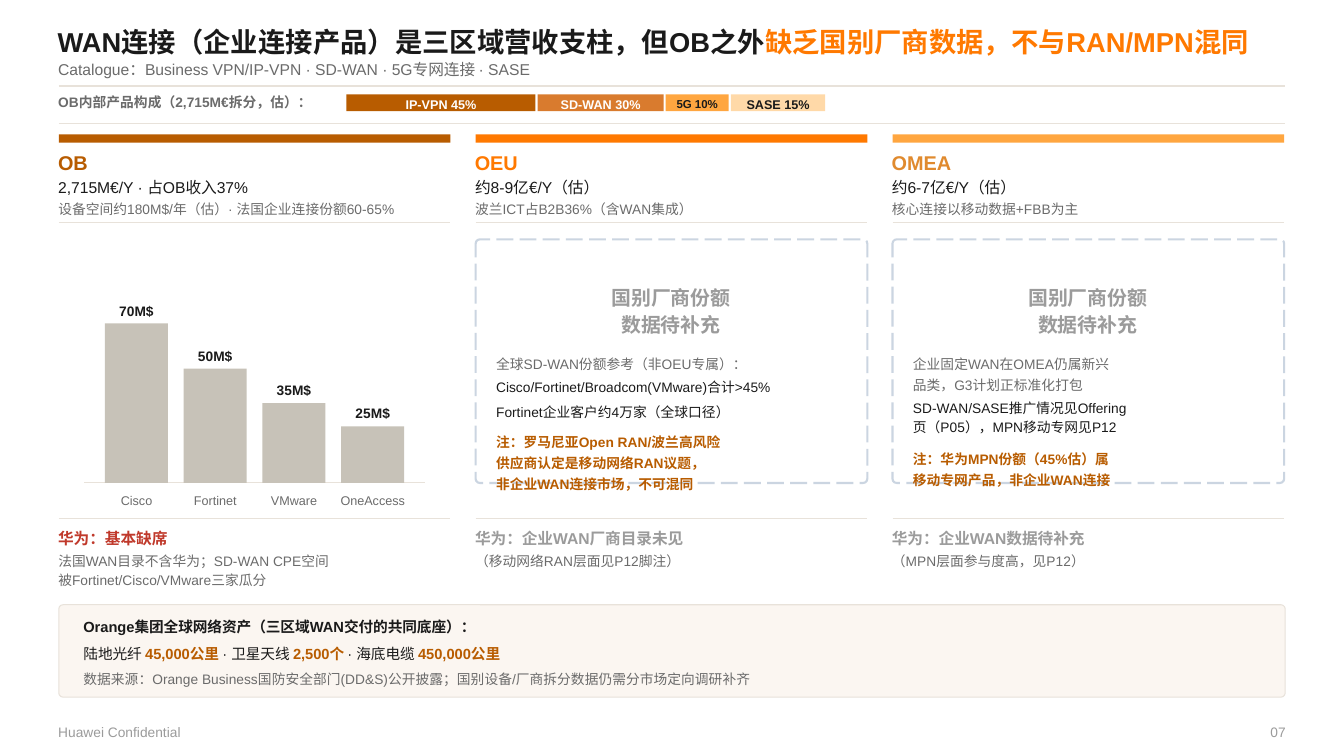
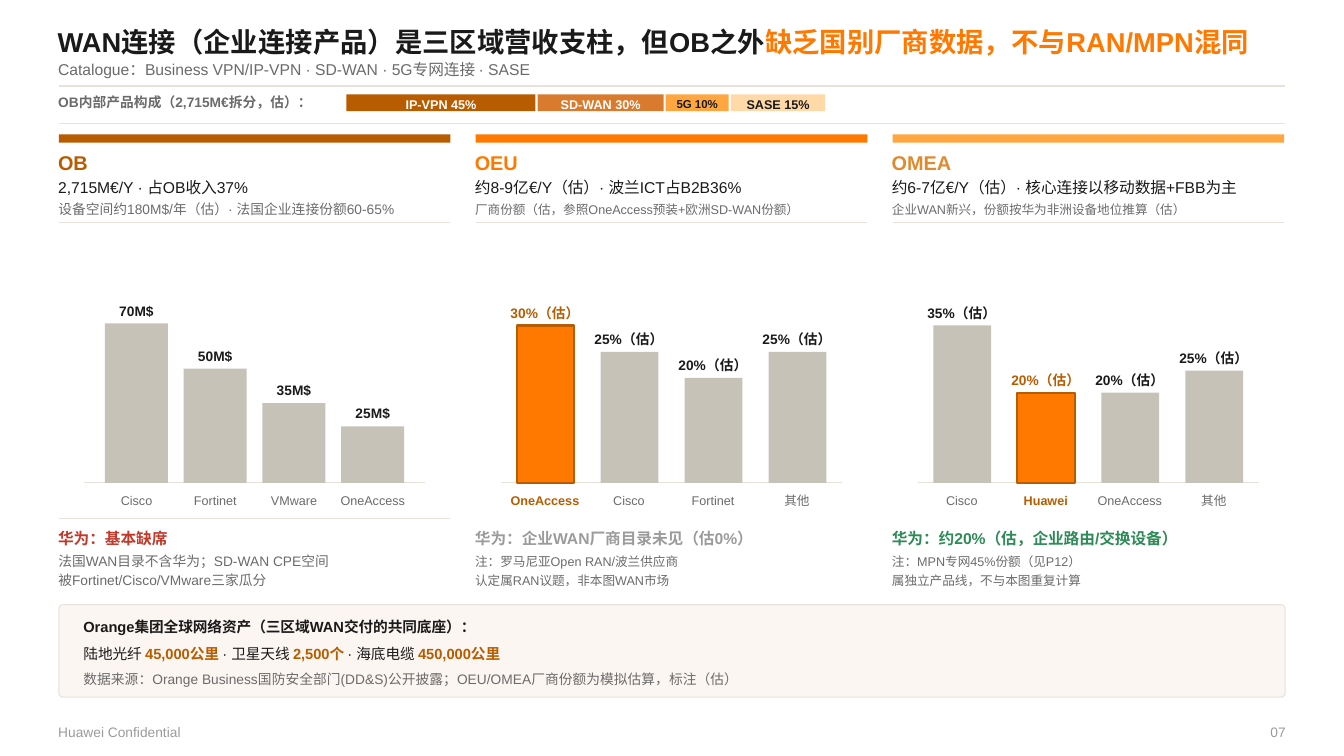
Before and after one commit to Chaoding1215/Claude, a slide deck: slide 7 of reference/Orange Business 三大区域B2B业务洞察 20260703.pptx. Drawn at 1344x756 pixels with LibreOffice and Linux fonts; fonts in the diff are those of the drawing. Boxes give left, top, right and bottom in pixels: in the first picture for what was removed or moved away, otherwise in the second. Text is boxed around its words. In the diff, an @@ line names an element or a change of style, - is before the commit and + after.

```diff
--- a/reference/Orange Business 三大区域B2B业务洞察 20260703.pptx
+++ b/reference/Orange Business 三大区域B2B业务洞察 20260703.pptx
@@ text at (x1=475, y1=179, x2=742, y2=195): text changed @@
-约8-9亿€/Y（估）
+约8-9亿€/Y（估）· 波兰ICT占B2B36%
@@ text at (x1=892, y1=179, x2=1236, y2=195): text changed; size 9.8 to 11.2 pt; text colour #6B6B6B to #1A1A1A @@
-核心连接以移动数据+FBB为主
+约6-7亿€/Y（估）· 核心连接以移动数据+FBB为主
@@ text at (x1=475, y1=203, x2=799, y2=215): text changed; size 9.8 to 9 pt @@
-波兰ICT占B2B36%（含WAN集成）
+厂商份额（估，参照OneAccess预装+欧洲SD-WAN份额）
@@ text at (x1=892, y1=203, x2=1186, y2=215): text changed; size 9.8 to 9 pt @@
-企业固定WAN在OMEA仍属新兴
+企业WAN新兴，份额按华为非洲设备地位推算（估）
@@ text at (x1=510, y1=307, x2=579, y2=320): text changed; size 14.2 to 9.8 pt; text colour #9B9B9B to #B85C00 @@
-数据待补充
+30%（估）
@@ text at (x1=927, y1=307, x2=996, y2=320): text changed; text colour #B85C00 to #1A1A1A @@
-注：华为MPN份额（45%估）属
+35%（估）
@@ text at (x1=594, y1=333, x2=663, y2=346): text changed; bold on @@
-Fortinet企业客户约4万家（全球口径）
+25%（估）
@@ group removed at (x1=892, y1=240, x2=1285, y2=487): 6 texts, 1 rounded rectangle @@
-国别厂商份额
-数据待补充
-品类，G3计划正标准化打包
-SD-WAN/SASE推广情况见Offering
-页（P05），MPN移动专网见P12
-移动专网产品，非企业WAN连接
@@ freeform shape resized from (x1=476, y1=519, x2=868, y2=520) to (x1=501, y1=483, x2=843, y2=484) @@
@@ freeform shape resized from (x1=892, y1=519, x2=1285, y2=520) to (x1=918, y1=483, x2=1259, y2=484) @@
@@ text at (x1=475, y1=531, x2=753, y2=546): text changed @@
-华为：企业WAN厂商目录未见
+华为：企业WAN厂商目录未见（估0%）
@@ text at (x1=892, y1=530, x2=1178, y2=546): text changed; text colour #9B9B9B to #2E8B57 @@
-华为：企业WAN数据待补充
+华为：约20%（估，企业路由/交换设备）
@@ text at (x1=475, y1=555, x2=678, y2=569): text changed; size 9.8 to 9 pt; text colour #B85C00 to #6B6B6B; bold off @@
-注：罗马尼亚Open RAN/波兰高风险
+注：罗马尼亚Open RAN/波兰供应商
@@ group removed at (x1=475, y1=240, x2=868, y2=567): 6 texts, 1 rounded rectangle @@
-国别厂商份额
-全球SD-WAN份额参考（非OEU专属）：
-Cisco/Fortinet/Broadcom(VMware)合计>45%
-供应商认定是移动网络RAN议题，
-非企业WAN连接市场，不可混同
-（移动网络RAN层面见P12脚注）
@@ text at (x1=892, y1=555, x2=1081, y2=567): text changed; size 9.8 to 9 pt @@
-（MPN层面参与度高，见P12）
+注：MPN专网45%份额（见P12）
@@ group added at (x1=475, y1=326, x2=831, y2=586): 7 texts, 4 rectangles @@
+OneAccess
+Cisco
+20%（估）
+Fortinet
+25%（估）
+其他
+认定属RAN议题，非本图WAN市场
@@ group added at (x1=892, y1=326, x2=1248, y2=586): 8 texts, 4 rectangles @@
+Cisco
+20%（估）
+Huawei
+20%（估）
+OneAccess
+25%（估）
+其他
+属独立产品线，不与本图重复计算
@@ text at (x1=83, y1=672, x2=738, y2=687): text changed @@
-数据来源：Orange Business国防安全部门(DD&S)公开披露；国别设备/厂商拆分数据仍需分市场定向调研补齐
+数据来源：Orange Business国防安全部门(DD&S)公开披露；OEU/OMEA厂商份额为模拟估算，标注（估）
```
Also in this commit, not shown: 13 other slides changed, 1 slide added, 1 slide removed, 1 other file.
